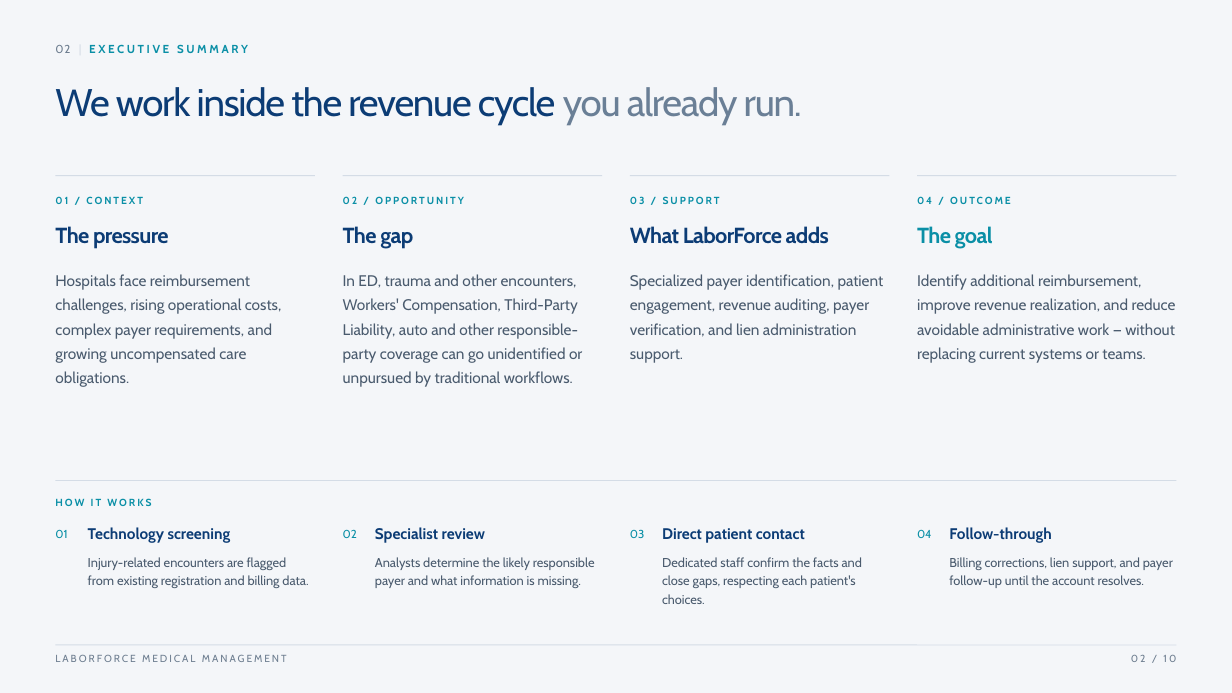
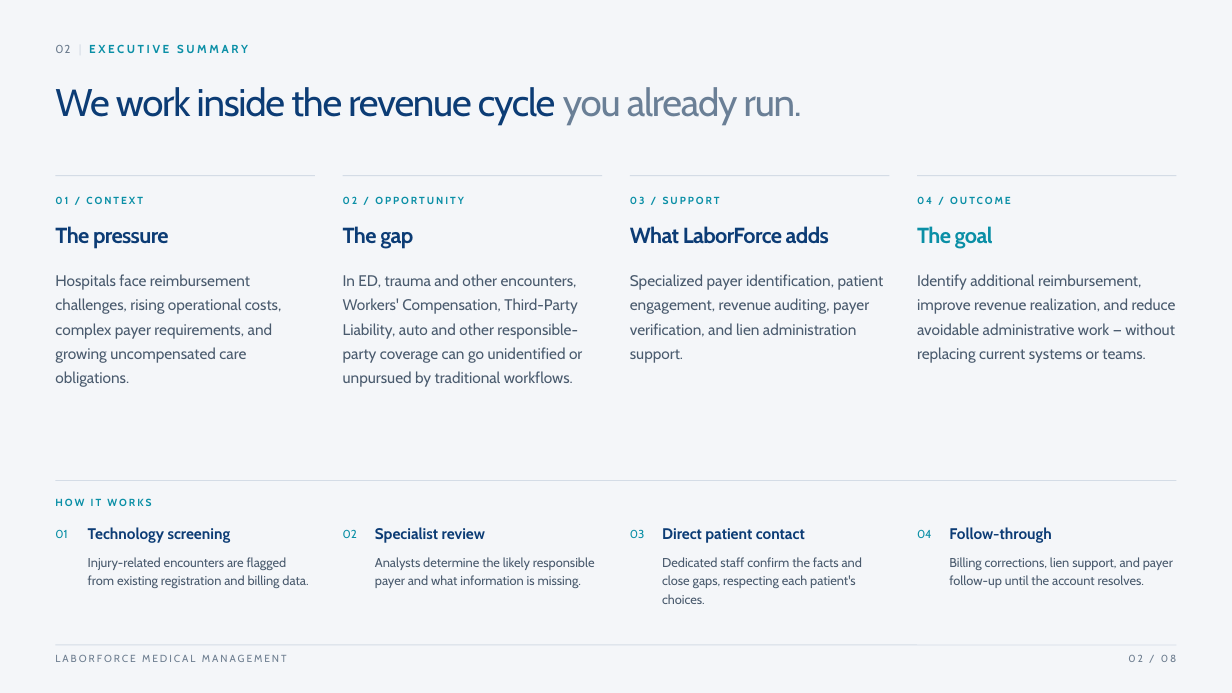
Before and after one commit to GMyoung/laborforce-deck, a slide deck: slide 2 of LaborForce_CookCountyHealth.pptx. Drawn at 1232x693 pixels with LibreOffice and Linux fonts; fonts in the diff are those of the drawing. Boxes give left, top, right and bottom in pixels: in the first picture for what was removed or moved away, otherwise in the second. Text is boxed around its words. In the diff, an @@ line names an element or a change of style, - is before the commit and + after.

```diff
--- a/LaborForce_CookCountyHealth.pptx
+++ b/LaborForce_CookCountyHealth.pptx
@@ text at (1128,655,1177,662): text changed @@
-02 / 10
+02 / 08
```
Also in this commit, not shown: 7 other slides changed, 2 slides removed, 3 other files.
